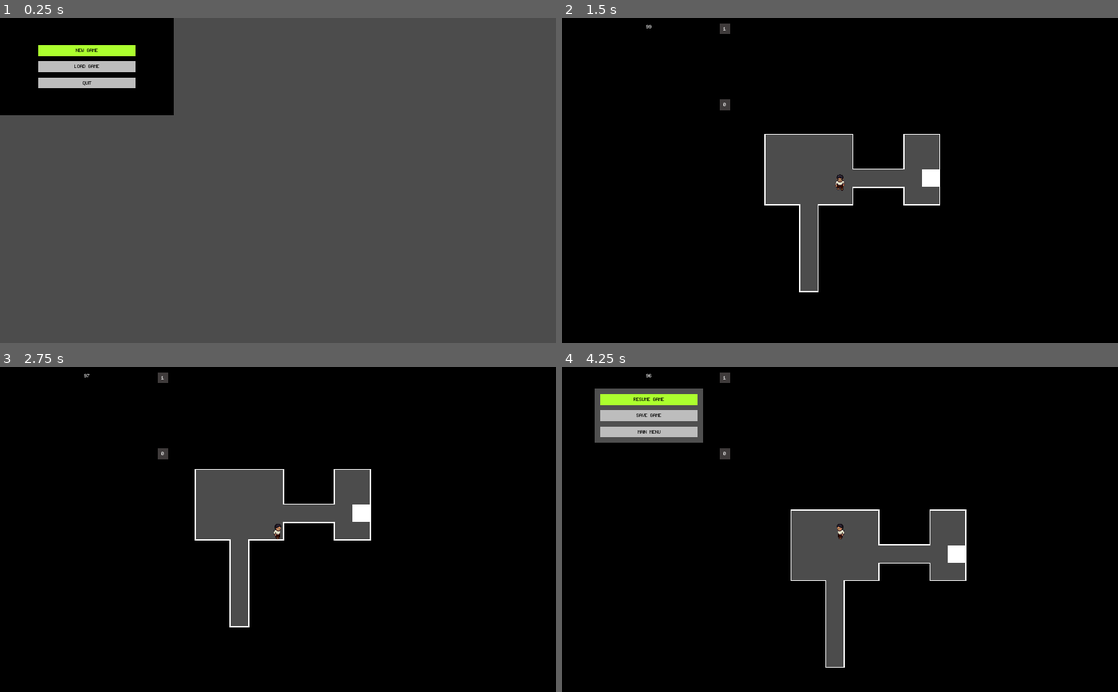
Above: before the commit, frames 1-4 (two rows, left to right).
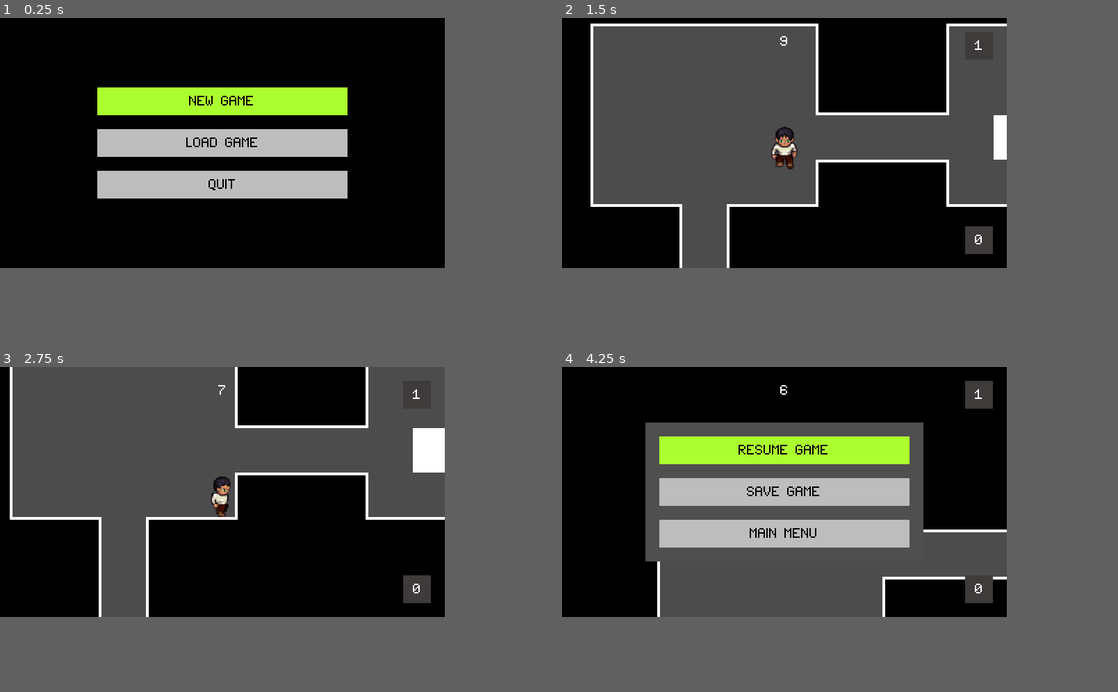
Above: after the commit, the same moments.

Repository: alittek/AC31009-Game
Game: Godot game, scene res://StartScreen.tscn
The game is run twice, just before and just after one commit, with the same random seed, the same clock (stepped at 60 frames per second) and the same inputs.
Inputs:
- Up to frame 1 (0.25 s): no input
- Up to frame 2 (1.5 s): tap Enter at 0.5 s; hold Right (move_right) 0.53-1.28 s; hold Space (interact) 0.53-1.28 s; hold Down (move_down) from 1.28 s (still down); tap Space (interact) at 1.35 s
- Up to frame 3 (2.75 s): release Down (move_down) at 2.03 s; hold Right (move_right) from 2.03 s (still down); hold Space (interact) from 2.03 s (still down)
- Up to frame 4 (4.25 s): release Right (move_right) at 2.78 s; release Space (interact) at 2.78 s; hold Up (move_up) 2.78-3.53 s; tap Space (interact) at 2.85 s; hold Left (move_left) from 3.53 s (still down); hold Space (interact) from 3.53 s (still down); tap Escape (menu) at 4.15 s
In our replay, the window is 800x468 before the commit and 640x360 after it. These sizes can differ from the game's own. Grey fills any space a smaller window leaves; there, only what the larger window draws over its background counts as a difference.

The runs differ from the first frame. In frame 1, 55% of the frame differs, in the area x 0-80%, y 0-77%; in frame 2, 35%; in frame 3, 37%; in frame 4, 31%.

Commit message:
added timer saved as global variable

Diff:
--- a/Map.tscn
+++ b/Map.tscn
@@ -463,9 +463,3 @@
 cell_size = Vector2( 32, 32 )
 format = 1
 tile_data = PoolIntArray( -196614, 0, 0, -196613, 0, 1, -196612, 0, 1, -196611, 0, 1, -196610, 0, 1, -196609, 0, 1, -26 …(36509 unchanged characters)…
-
-[node name="Timer" type="Timer" parent="."]
-wait_time = 100.0
-one_shot = true
-autostart = true
-[connection signal="timeout" from="Timer" to="." method="_on_Timer_timeout"]
--- a/World.gd
+++ b/World.gd
@@ -7,16 +7,17 @@
 onready var timer_label = get_tree().root.get_node("WorldMap/CanvasLayer/LevelUI/Label_timer")
 onready var level_label = get_tree().root.get_node("WorldMap/CanvasLayer/LevelUI/Level/Label")
 
-onready var game_timer = get_node("Timer")
+#onready var game_timer = get_node("Timer")
 
 #TODO change for levels
 var xSize = 42
 var ySize = 29
 var borders = Rect2(1, 1, xSize, ySize)
+var timer
 
 var steps = Global.steps
 var level = Global.level
-var timer = Global.timer
+var time = Global.timer
 var enemies = Global.enemies
 
 onready var tileMap = $TileMap
@@ -24,12 +25,19 @@
 
 func _ready():
 	randomize()
+	timer = Timer.new()
+	timer.connect("timeout",self,"_on_timer_timeout")
+	timer.set_wait_time(Global.timer) #value is in seconds: 600 seconds = 10 minutes
+	add_child(timer)
+	timer.start()
 	#generate_Maze()
 	generate_Level_Walker(steps)
 
 
 func _process(delta):
-	timer_label.set_text(str(int(game_timer.get_time_left())))
+#	timer_label.set_text(str(int(game_timer.get_time_left())))
+	timer_label.set_text(str(int(timer.get_time_left())))
+
 
 
 # inspired by https://github.com/munificent/hauberk/blob/db360d9efa714efb6d937c31953ef849c7394a39/lib/src/content/dungeon.dart
@@ -77,7 +85,7 @@
 func next_level():
 	Global.set_steps(steps+50)
 	Global.set_level(level+1)
-	Global.set_timer(timer+(level*10))
+	Global.set_timer(timer.get_time_left()+(level*10))
 	Global.set_enemies(enemies+1)
 	get_tree().reload_current_scene()
 	#generate_Level_Walker(Global.steps)
@@ -90,6 +98,5 @@
 func save():
 	pass
 
-
-func _on_Timer_timeout():
+func _on_timer_timeout():
 	get_tree().change_scene("res://StartScreen.tscn")
--- a/global.gd
+++ b/global.gd
@@ -3,7 +3,7 @@
 var steps = 20
 var level = 1
 var artifacts = 0
-var timer = 30
+var timer = 10
 var enemies = 0
 
 func set_steps(newSteps):
--- a/project.godot
+++ b/project.godot
@@ -36,6 +36,8 @@
 
 [display]
 
+window/size/width=320
+window/size/height=180
 window/size/test_width=1024
 window/size/test_height=600
 window/stretch/mode="2d"
